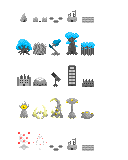
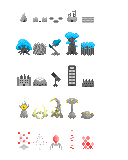
Before/after of a 128px x 160px layered artwork. What changed in the layer stack:
painted on "Tiles" over [49, 130, 94, 151]
